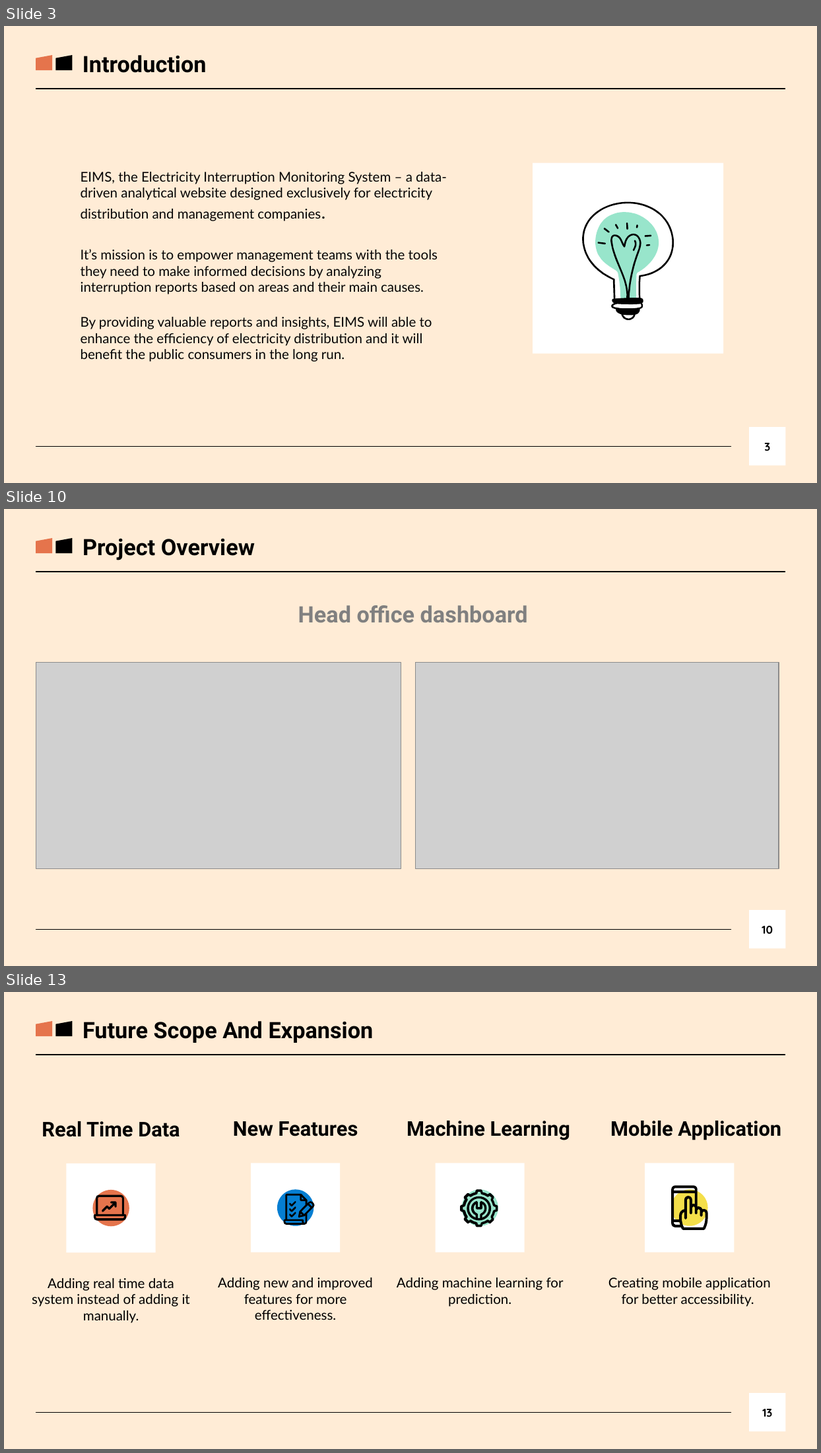
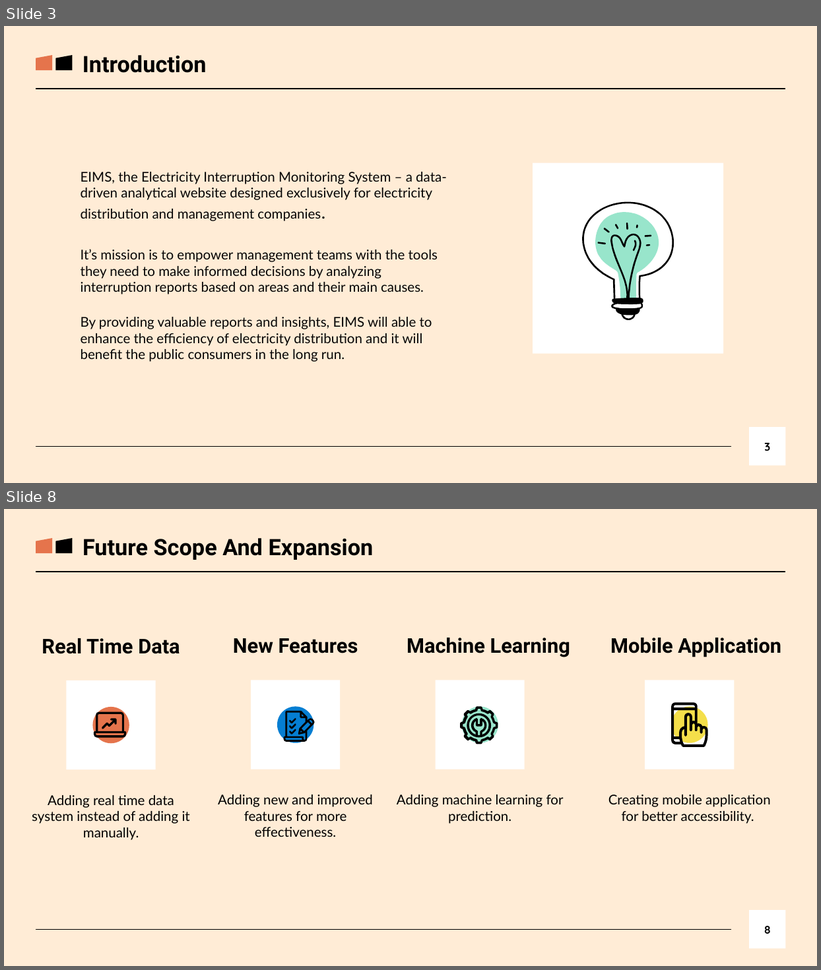
Before and after one commit to itstanmaymitra/eims, a slide deck: presentation/Presentation.pptx. Shown one above the other, each under a label of ours: slides 3, 10 and 13 before the commit, slides 3 and 8 after it; the slides between them are not shown. The pictures are 821x1453 and 821x970 pixels, drawn with LibreOffice and Linux fonts; fonts in the diff are those of the drawing; grey boxes stand for pictures. Boxes give left, top, right and bottom in pixels: in the first picture for what was removed or moved away, otherwise in the second. Text is boxed around its words. In the diff, an @@ line names an element or a change of style, - is before the commit and + after.

```diff
--- a/presentation/Presentation.pptx
+++ b/presentation/Presentation.pptx
@@ slide 10 removed at (4, 509, 817, 966), background #FFECD6; not listed: 2 template elements that a slide beside it also shows @@
@@ flow chart manual input removed at (36, 538, 52, 554) @@
@@ flow chart manual input removed at (56, 538, 72, 554) @@
@@ text removed at (83, 538, 255, 560) @@
-Project Overview
@@ text removed at (298, 605, 528, 623) @@
-Head office dashboard
@@ picture removed at (36, 663, 401, 869) @@
@@ picture removed at (415, 663, 779, 869) @@
@@ page number removed at (749, 911, 785, 949) @@
-10
@@ what was slide 13 is now slide 8 @@
@@ page number at (764, 926, 771, 934): text changed @@
-13
+8
```
Also in this commit, not shown: 5 slides changed, 1 slide added, 5 other slides removed, 3 other files.
